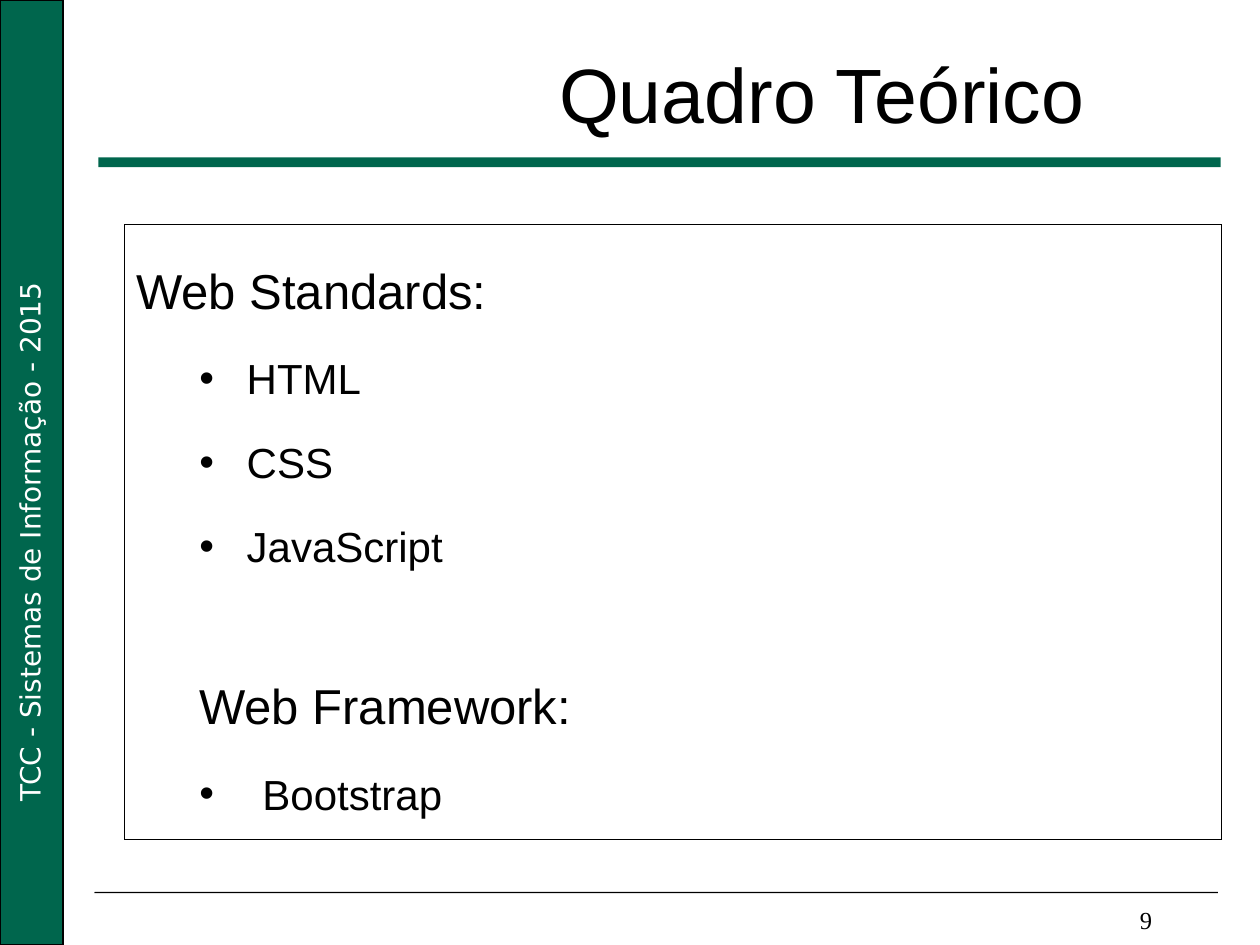
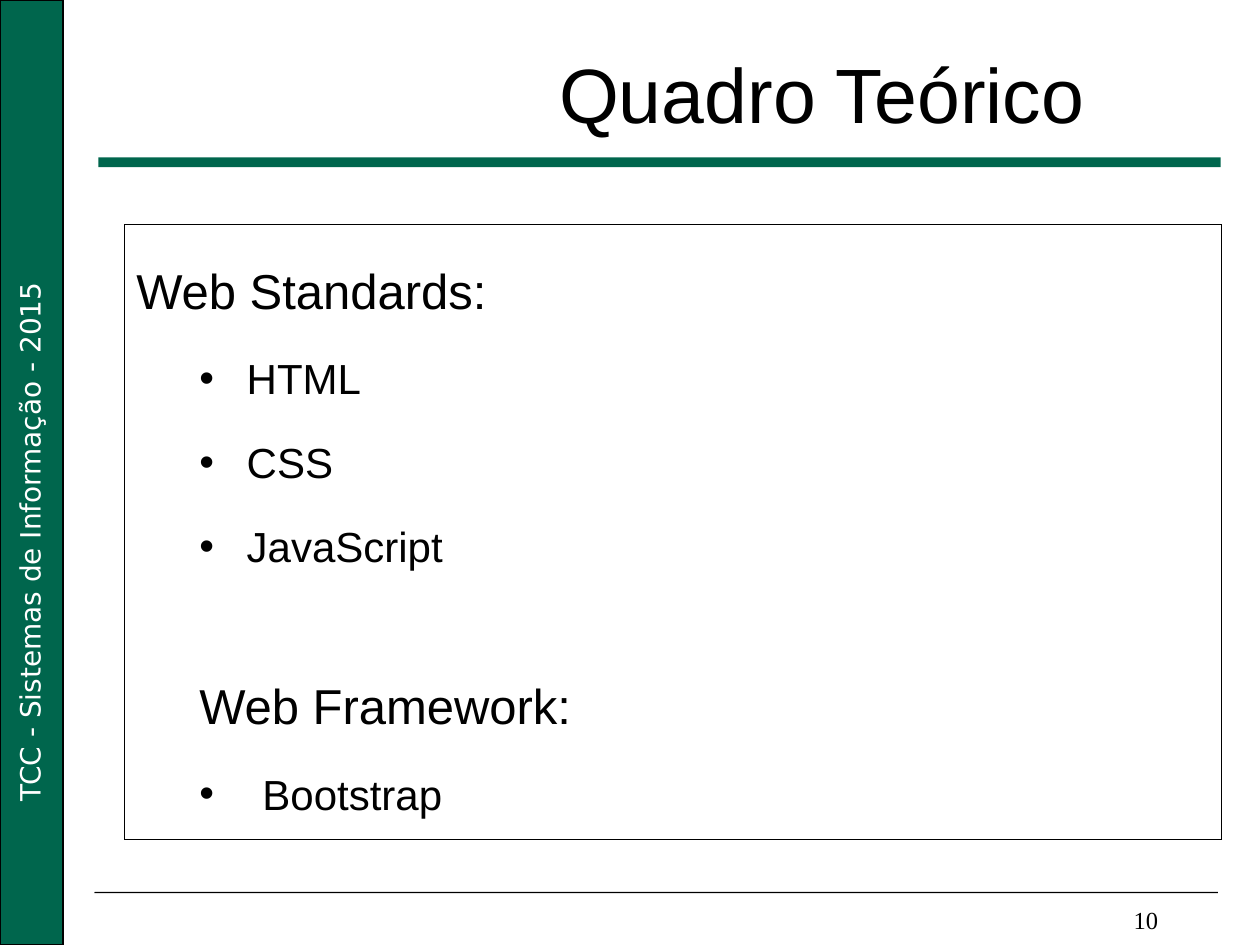
Before and after one commit to Nikofoxxx/TCC, a slide deck: slide 10 of documents/life_cycle/Apresentação_Big_Data.pptx (slide 9 before the commit). Drawn at 1260x945 pixels with LibreOffice and Linux fonts; fonts in the diff are those of the drawing; background and template pictures are left out. Boxes give left, top, right and bottom in pixels: in the first picture for what was removed or moved away, otherwise in the second. Text is boxed around its words. In the diff, an @@ line names an element or a change of style, - is before the commit and + after.

```diff
--- a/documents/life_cycle/Apresentação_Big_Data.pptx
+++ b/documents/life_cycle/Apresentação_Big_Data.pptx
@@ text at <box>1134,912,1159,930</box>: text changed @@
-9
+10
```
Also in this commit, not shown: 7 other slides changed, 1 slide added.
